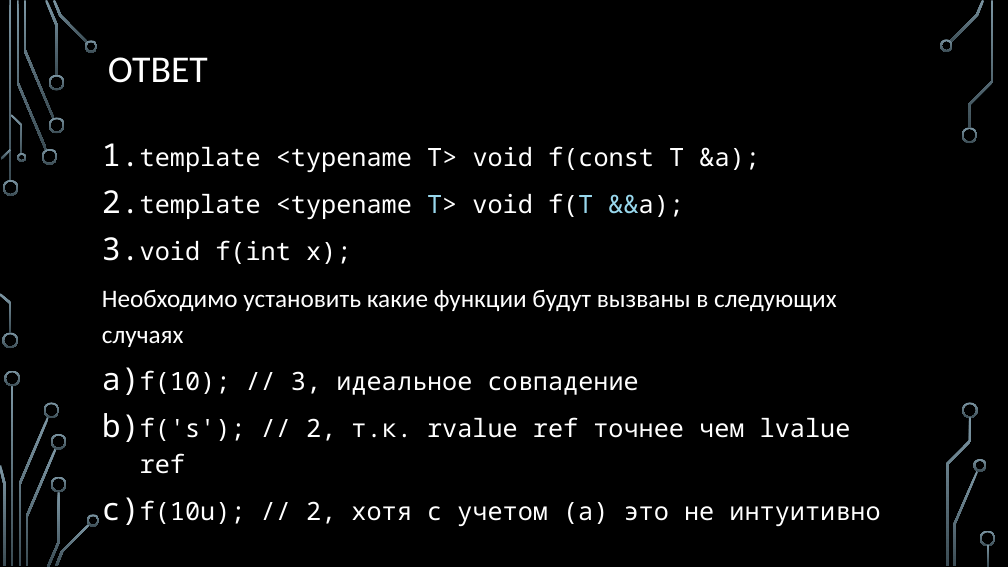
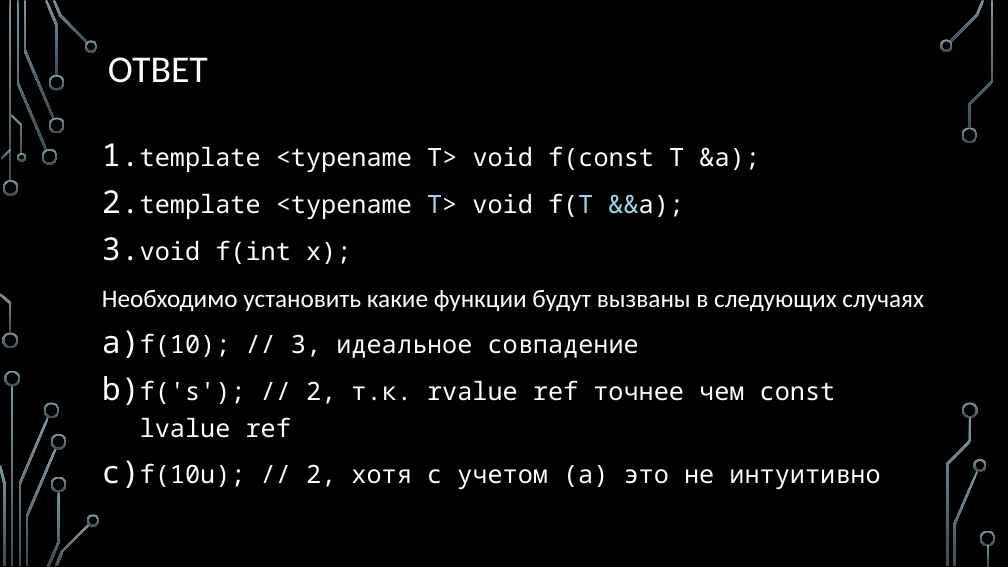
Before and after one commit to MIPT-ILab/cpp-lects-rus, a slide deck: slide 32 of slides/lec2-1-function-templates.pptx. Drawn at 1008x567 pixels with LibreOffice and Linux fonts; fonts in the diff are those of the drawing; background and template pictures are left out. Boxes give left, top, right and bottom in pixels: in the first picture for what was removed or moved away, otherwise in the second. Text is boxed around its words. In the diff, an @@ line names an element or a change of style, - is before the commit and + after.

```diff
--- a/slides/lec2-1-function-templates.pptx
+++ b/slides/lec2-1-function-templates.pptx
@@ text at (140,380,836,438): text changed @@
-b) f('s'); // 2, т.к. rvalue ref точнее чем lvalue ref
+b) f('s'); // 2, т.к. rvalue ref точнее чем const lvalue ref
```
Also in this commit, not shown: 3 other slides changed, 4 slides added, 3 other files.
